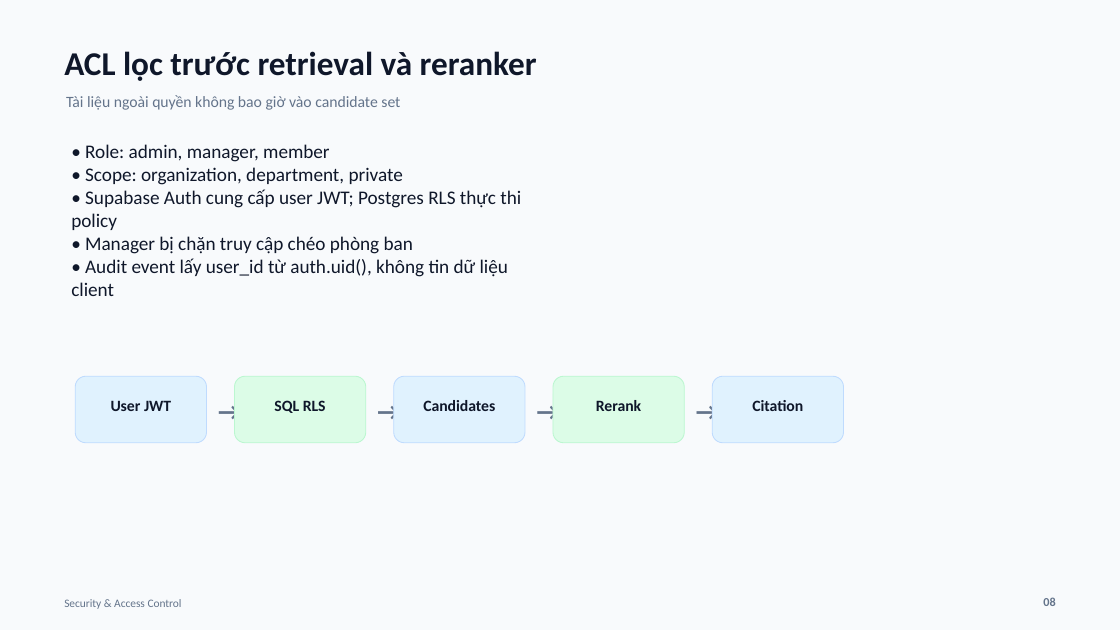
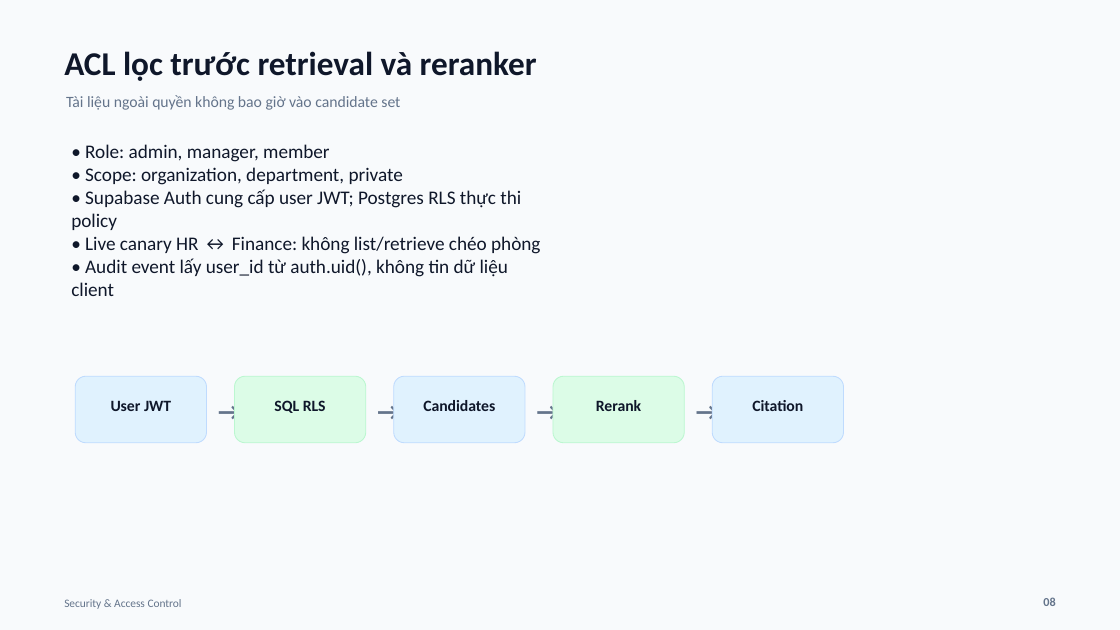
Before and after one commit to Phantom-1023/Hybrid-Chunking-for-Vietnamese-Enterprise-RAG, a slide deck: slide 8 of CAPSTONE_OS/04_OUTPUT/slides/RAG_ENTERPRISE_FINAL_DEFENSE.pptx. Drawn at 1120x630 pixels with LibreOffice and Linux fonts; fonts in the diff are those of the drawing. Boxes give left, top, right and bottom in pixels: in the first picture for what was removed or moved away, otherwise in the second. Text is boxed around its words. In the diff, an @@ line names an element or a change of style, - is before the commit and + after.

Commit message:
docs(evidence): record live RLS privacy canary

```diff
--- a/CAPSTONE_OS/04_OUTPUT/slides/RAG_ENTERPRISE_FINAL_DEFENSE.pptx
+++ b/CAPSTONE_OS/04_OUTPUT/slides/RAG_ENTERPRISE_FINAL_DEFENSE.pptx
@@ text at <box>85,236,540,254</box>: text changed @@
-• Manager bị chặn truy cập chéo phòng ban
+• Live canary HR ↔ Finance: không list/retrieve chéo phòng
```
Also in this commit, not shown: 2 other slides changed, 10 other files.
